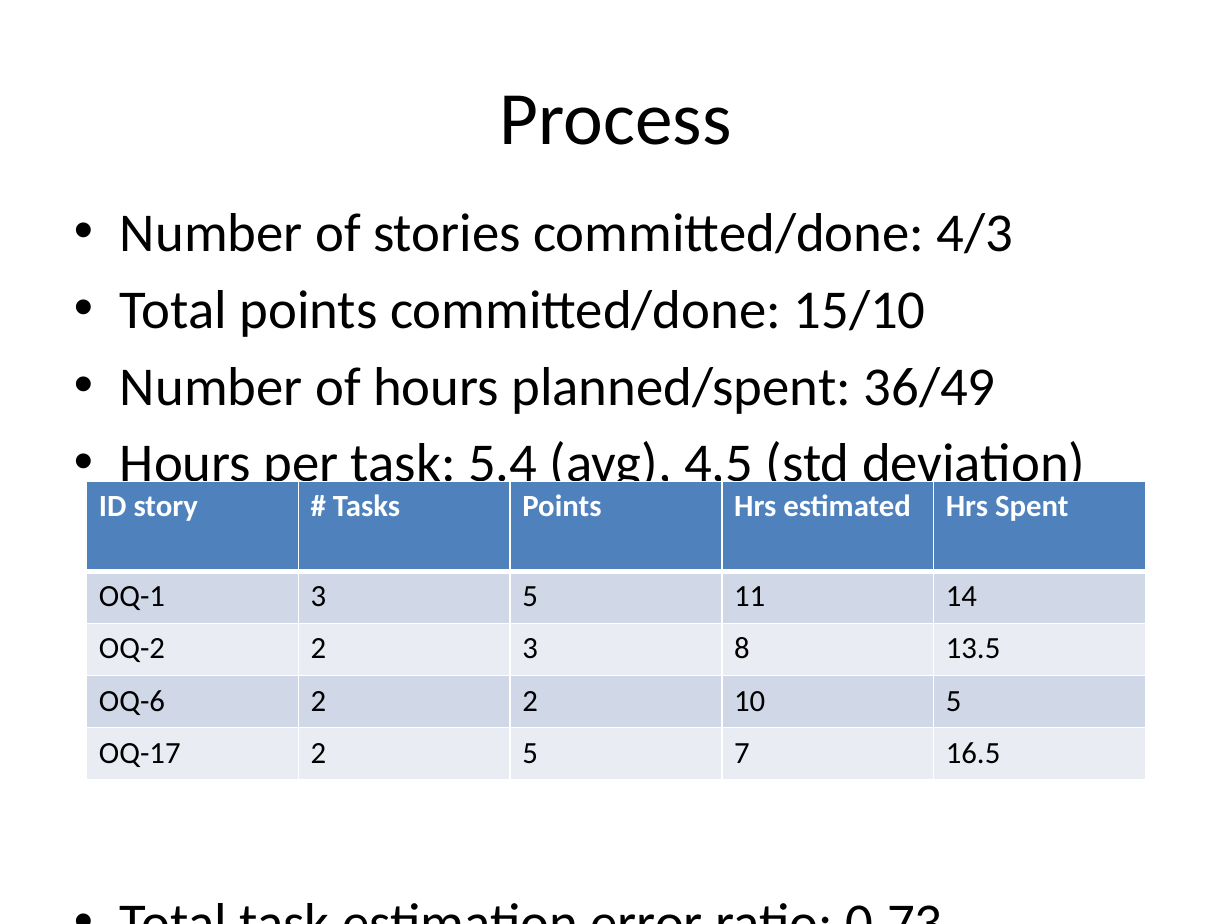
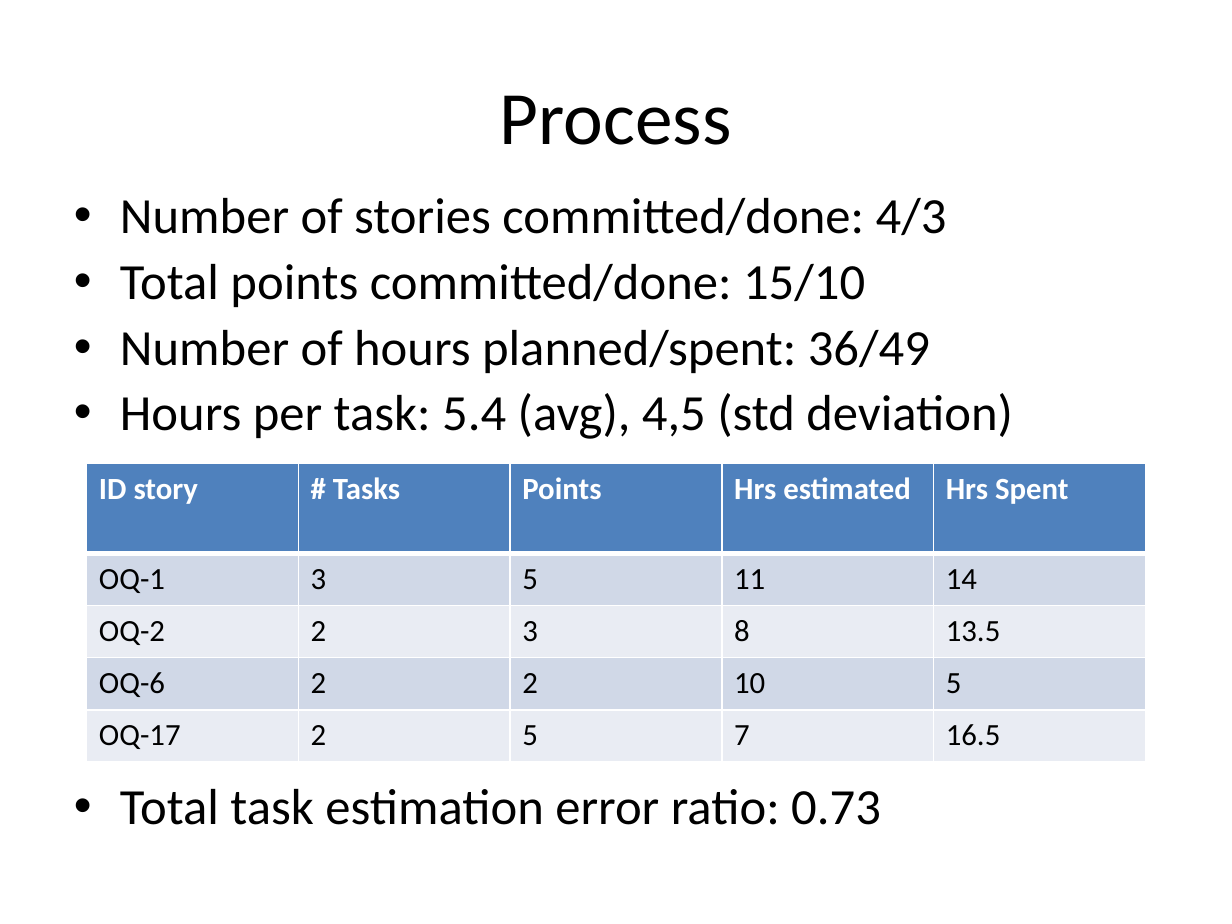
Before and after one commit to mosTavassoli/QueueManagement, a slide deck: slide 3 of retrospective/retrospective-1.pptx. Drawn at 1232x924 pixels with LibreOffice and Linux fonts; fonts in the diff are those of the drawing. Boxes give left, top, right and bottom in pixels: in the first picture for what was removed or moved away, otherwise in the second. Text is boxed around its words. In the diff, an @@ line names an element or a change of style, - is before the commit and + after.

```diff
--- a/retrospective/retrospective-1.pptx
+++ b/retrospective/retrospective-1.pptx
@@ text "Number of stories committed/done: 4/3": place and size @@
-text "Number of stories committed/done: 4/3" at (120,213,1085,495)
+text "Number of stories committed/done: 4/3" at (120,198,1013,825)
@@ text "Number of stories committed/done: 4/3" at (120,198,1013,825): size 32 to 29.6 pt; line spacing 1 to 0.9 @@
@@ table at (86,463,1146,761) @@
@@ borders changed @@
@@ table: place and size @@
-table at (86,482,1146,780)
+table at (86,463,1146,761)
```
Also in this commit, not shown: 1 other slide changed, 1 other file.
